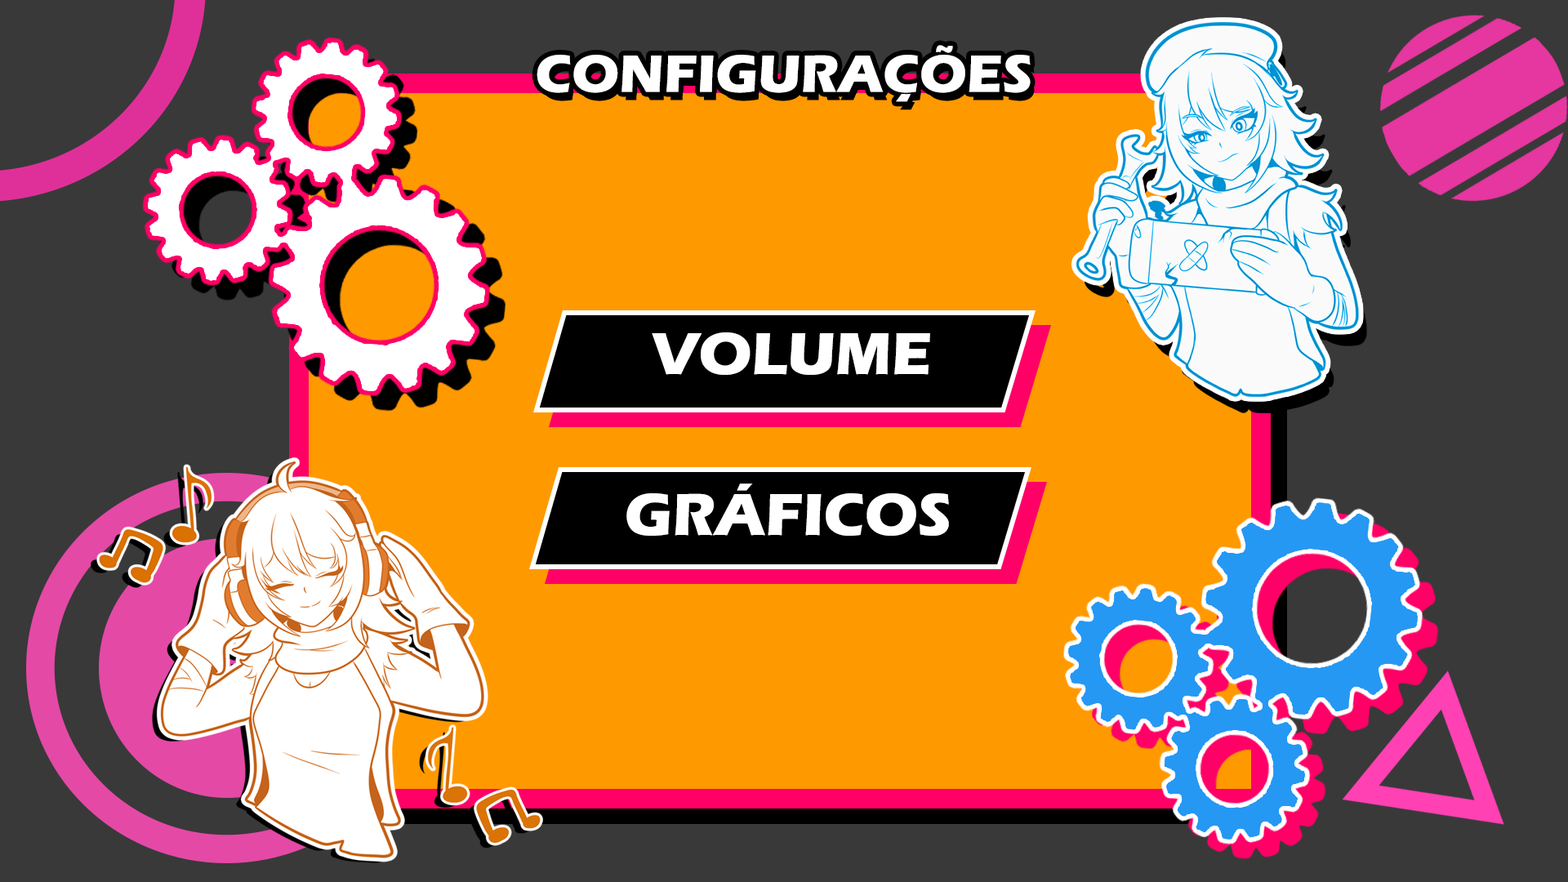
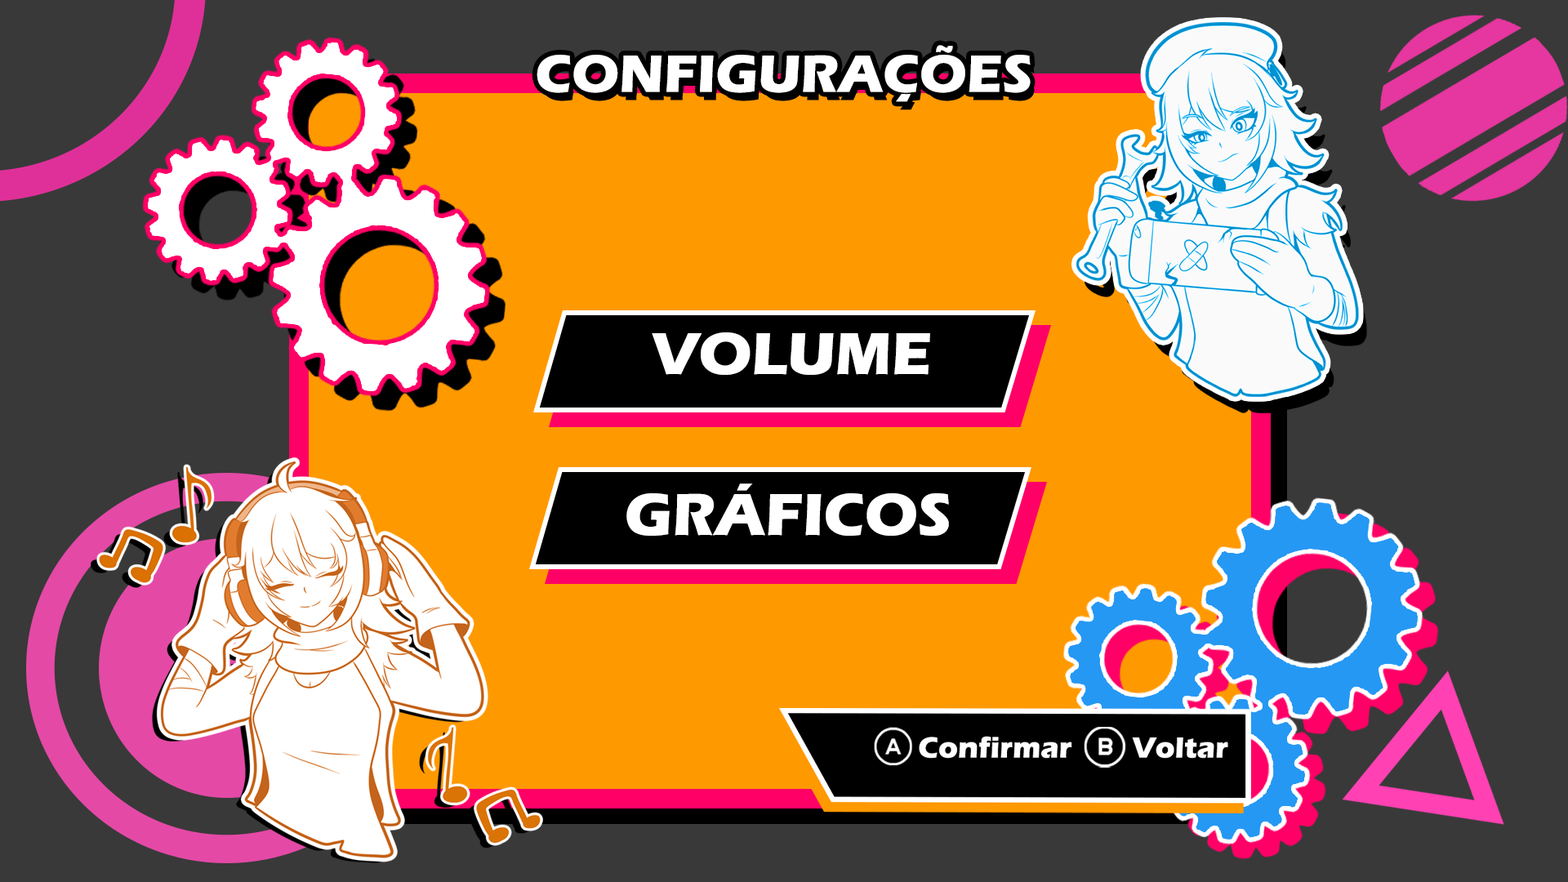
Layer changes from the first 1568 x 882 image to the second:
added layer "botçoes inferiores" above "Retângulo 1" over [778, 708, 1252, 814]